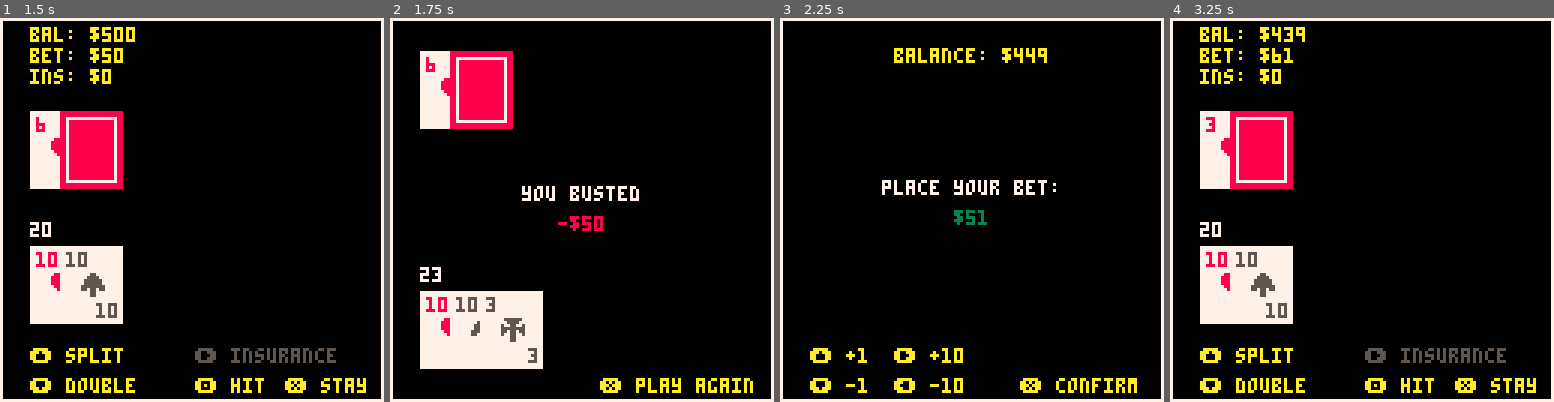
Above: before the commit, frames 1-4 (left to right).
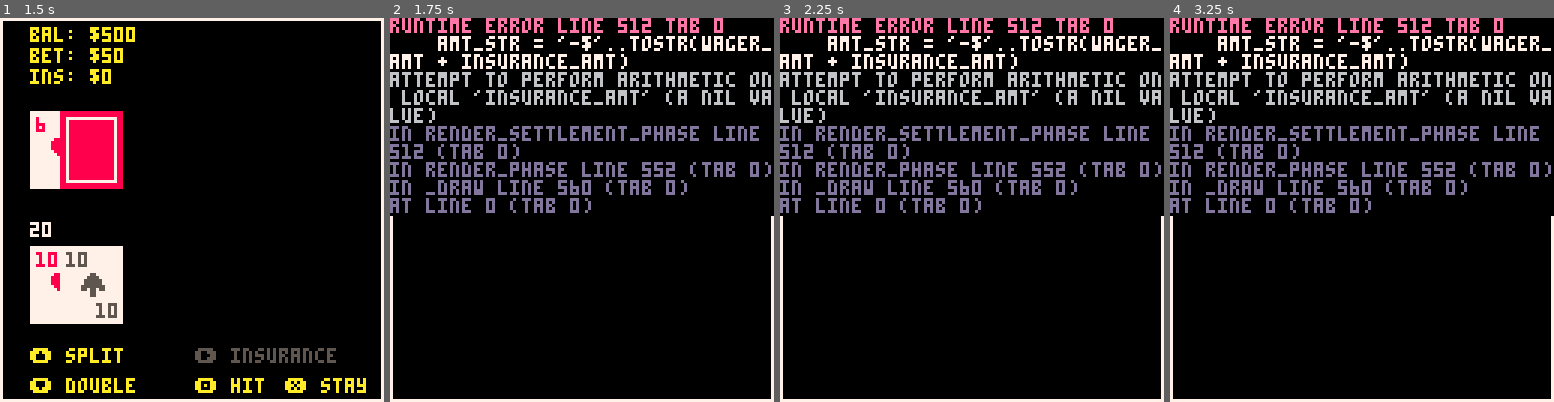
Above: after the commit, the same moments.

Repository: l4nk332/pico_blackjack
Game: PICO-8 cartridge black_jack.p8
Two runs of this game, one before a commit and one after it. Both use one fixed random seed, a clock stepped at 60 frames per second and the inputs below.
Inputs:
- Up to frame 1 (1.5 s): tap X (X key) at 0.33, 1.07 s; tap O (Z key) at 0.7 s
- Up to frame 2 (1.75 s): hold Right from 1.6 s (still down); tap O (Z key) at 1.7 s
- Up to frame 3 (2.25 s): tap X (X key) at 1.85 s; release Right at 2.1 s; tap O (Z key) at 2.1 s; hold Up from 2.15 s (still down)
- Up to frame 4 (3.25 s): release Up at 2.42 s; hold Right 2.47-3.03 s; tap O (Z key) at 2.5, 2.9 s; tap X (X key) at 2.97 s; hold Left from 3.08 s (still down)

Frame 1 is identical in both runs. In frame 2, 25% of the frame differs, in the area x 0-100%, y 0-98%; in frame 3, 16%; in frame 4, 25%.
Error after the commit: runtime error line 512 tab 0; amt_str = '-$'..tostr(wager_amt + insurance_amt); attempt to perform arithmetic on local 'insurance_amt' (a nil value)

Commit message:
Add bulk of remaining logic to account for splitting.

Diff:
--- a/black_jack.p8
+++ b/black_jack.p8
@@ -184,11 +185,9 @@
 end
 
 function swap_split()
-  is_double_down = false
   local temp = s_hand
   s_hand = p_hand
   p_hand = temp
-  add(p_hand, draw_card())
 end
 
 
@@ -199,6 +198,7 @@
     if value_of_hand(p_hand) > 21 then
       if is_split_remaining() then
         swap_split()
+        add(p_hand, draw_card())
       else
         phase = all_phases['settlement']
       end
@@ -219,6 +219,7 @@
   elseif btnp(5) then
     if is_split_remaining() then
       swap_split()
+      add(p_hand, draw_card())
     else
       phase = all_phases['dealer_play']
     end
@@ -226,29 +227,41 @@
 end
 
 
--- TODO: Add logic to account for s_hand
 function update_settlement_phase()
+  local wager_amt = wager
+  local insurance_amt = insurance
+  if is_split then
+    wager_amt = wager_amt / 2
+    insurance_amt = insurance_amt / 2
+  end
+
   if btnp(5) then
     if did_win == true then
-      balance += (wager * 2) - insurance
+      balance += (wager_amt * 2) - insurance_amt
     elseif did_win == false then
       if insurance_applies and insurance > 0 then
-        balance += insurance * 2
+        balance += insurance_amt * 2
       else
-        local next_wager = wager
+        local next_wager = wager_amt
         if is_double_down then
-          next_wager = flr(wager / 2)
+          next_wager = flr(wager_amt / 2)
         end
         next_wager = min(min(next_wager, max_bet), balance)
 
         -- we do this to set up for next blinds
-        wager = next_wager
+        wager = wager_amt
         balance -= next_wager
       end
     else
-      balance += wager + insurance
-    end
-    reset_play()
+      balance += wager_amt + insurance_amt
+    end
+
+    if is_split and #s_hand > 0 then
+      swap_split()
+      s_hand = {}
+    else
+      reset_play()
+    end
   end
 end
 
@@ -333,17 +346,21 @@
   print(hand_value, 74, vcenter() + 7 + vshift, 7)
 end
 
-function render_p_hand(vshift)
+function render_p_hand(vshift, hand_number)
   vshift = vshift or 0
   for i=1,#p_hand do
     render_card(p_hand[i], i * 10, vcenter() + 15 + vshift)
   end
 
   local hand_value = tostr(value_of_hand(p_hand))
-  if is_split and is_split_remaining() then
-    hand_value = hand_value..' - hand 1'
-  elseif is_split then
-    hand_value = hand_value..' - hand 2'
+  if is_split then
+    if hand_number then
+      hand_value = hand_value..' - hand '..hand_number
+    elseif is_split_remaining() then
+      hand_value = hand_value..' - hand 1'
+    else
+      hand_value = hand_value..' - hand 2'
+    end
   end
   print(hand_value, 10, vcenter() + 7 + vshift, 7)
 end
@@ -434,7 +451,7 @@
   if p_hand_val > 21 then
     result_phrase = 'you busted'
     did_win = false
-    reveal_dealer = false
+    if #d_hand < 3 then reveal_dealer = false end
   elseif d_hand_val > 21 then
     result_phrase = 'house busted'
     did_win = true
@@ -479,15 +496,23 @@
   end
 
   local result_clr, amt_str
+  local wager_amt = wager
+  local insurance_amt = insurance_amt
+
+  if is_split then
+    wager_amt = wager / 2
+    insurance_amt = insurance / 2
+  end
+
   if did_win == nil then
     result_clr = 7
     amt_str = '$0'
   elseif did_win then
     result_clr = 3
-    amt_str = '+$'..tostr((wager * 2) - insurance)
+    amt_str = '+$'..tostr((wager_amt * 2) - insurance_amt)
   else
     result_clr = 8
-    amt_str = '-$'..tostr(wager + insurance)
+    amt_str = '-$'..tostr(wager_amt + insurance_amt)
   end
 
   if insurance_applies and insurance > 0 then
@@ -498,10 +523,21 @@
   render_d_hand(not reveal_dealer, -20)
   print(result_phrase, hcenter(result_phrase), vcenter() - 5, 7)
   print(amt_str, hcenter(amt_str), vcenter() + 5, result_clr)
-  render_p_hand(15)
-  if is_split then render_s_hand(15) end
-
-  print('❎ play again', 70, 120, 10)
+
+  local hand_number
+  if is_split then
+    if #s_hand > 0 then hand_number = '1' else hand_number = '2' end
+  end
+
+  render_p_hand(15, hand_number)
+
+  local adv_msg
+  if #s_hand > 0 then
+    adv_msg = 'next hand'
+  else
+    adv_msg = 'play again'
+  end
+  print('❎ '..adv_msg, 70, 120, 10)
 end
 
 function render_game_over()
